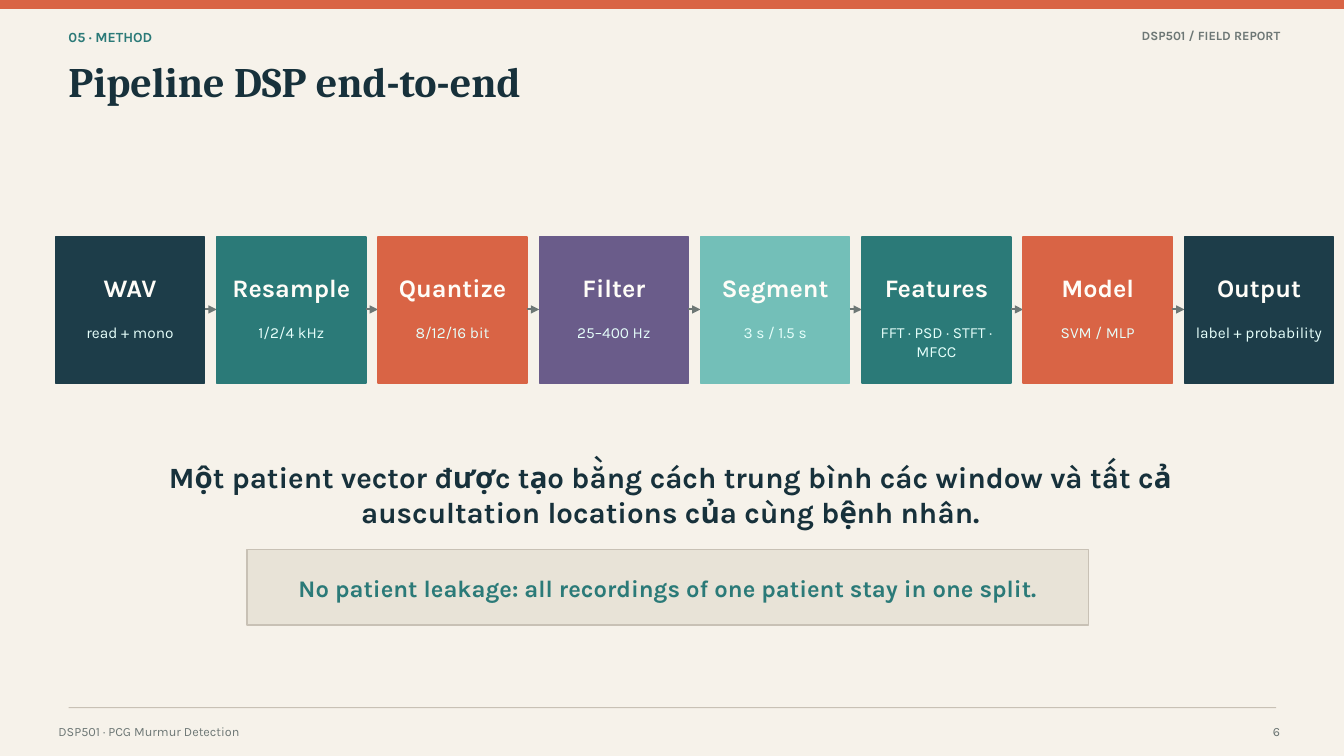
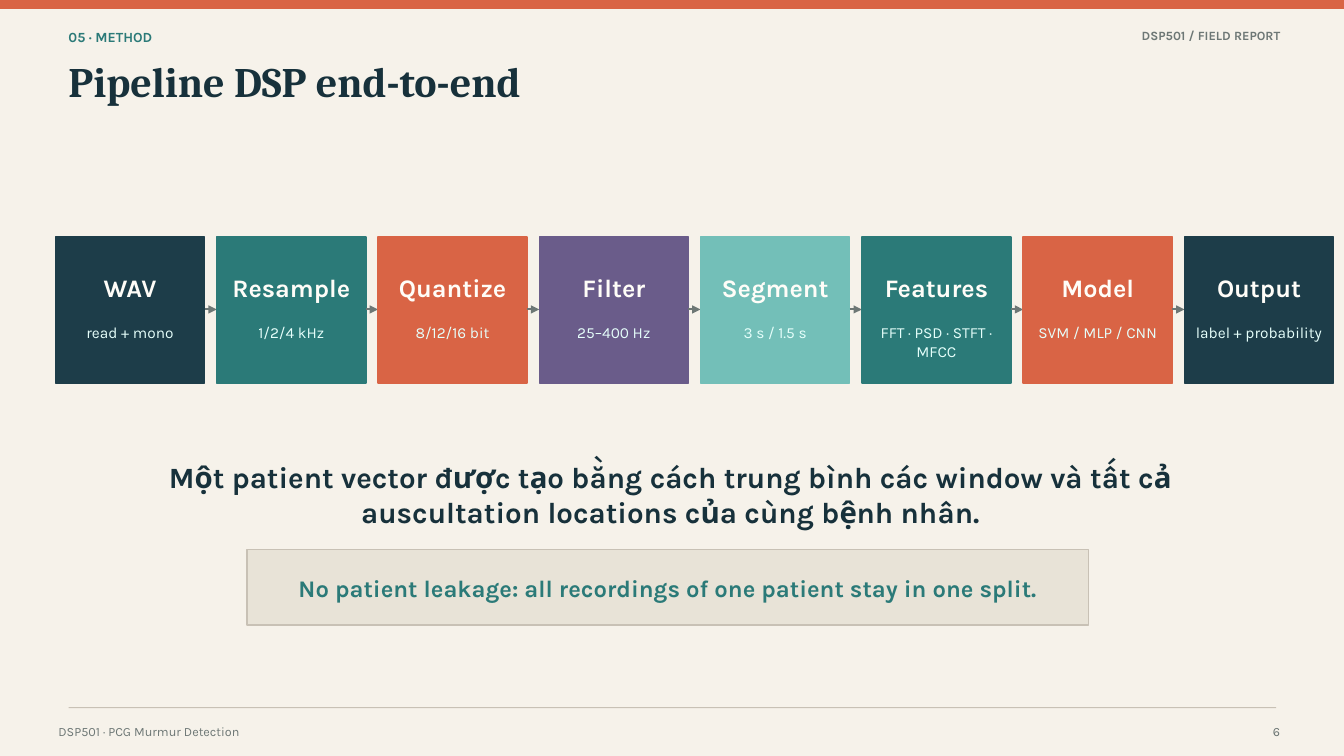
Before and after one commit to nstung463/pcg_murmur_dsp, a slide deck: slide 6 of docs/project_deliverables/DSP501_final_presentation.pptx. Drawn at 1344x756 pixels with LibreOffice and Linux fonts; fonts in the diff are those of the drawing. Boxes give left, top, right and bottom in pixels: in the first picture for what was removed or moved away, otherwise in the second. Text is boxed around its words. In the diff, an @@ line names an element or a change of style, - is before the commit and + after.

```diff
--- a/docs/project_deliverables/DSP501_final_presentation.pptx
+++ b/docs/project_deliverables/DSP501_final_presentation.pptx
@@ text at [1038, 328, 1157, 338]: text changed @@
-SVM / MLP
+SVM / MLP / CNN
```
Also in this commit, not shown: 5 other slides changed, 1 slide added, 6 other files.
